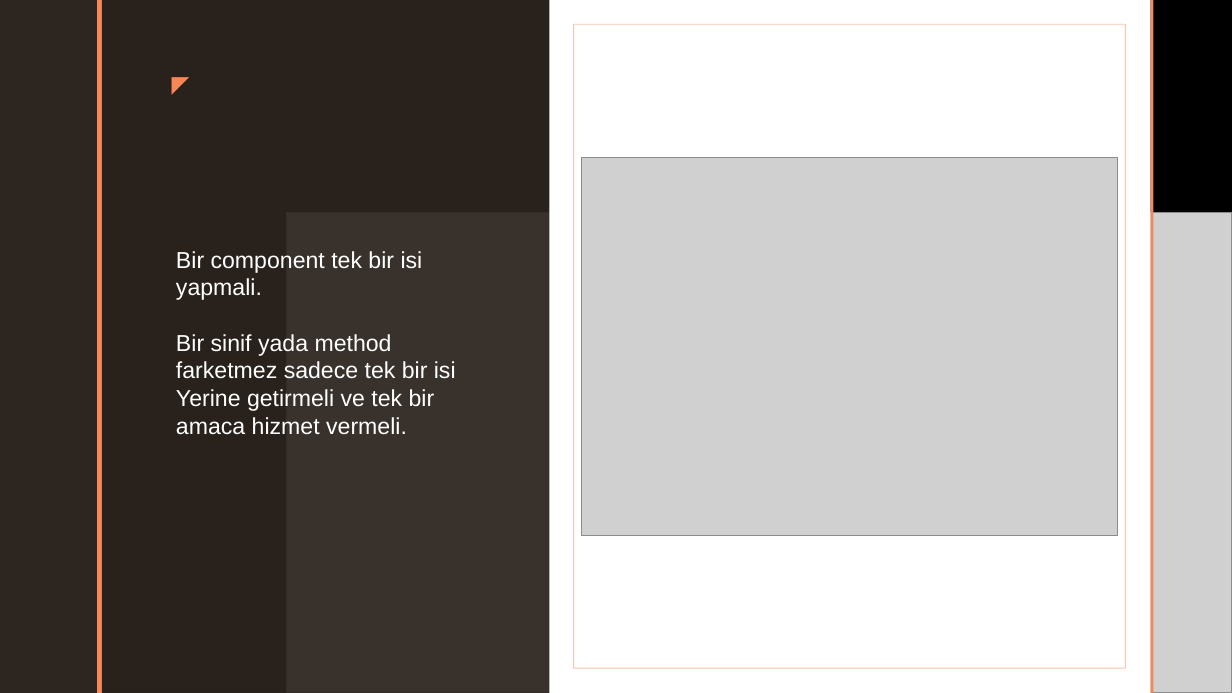
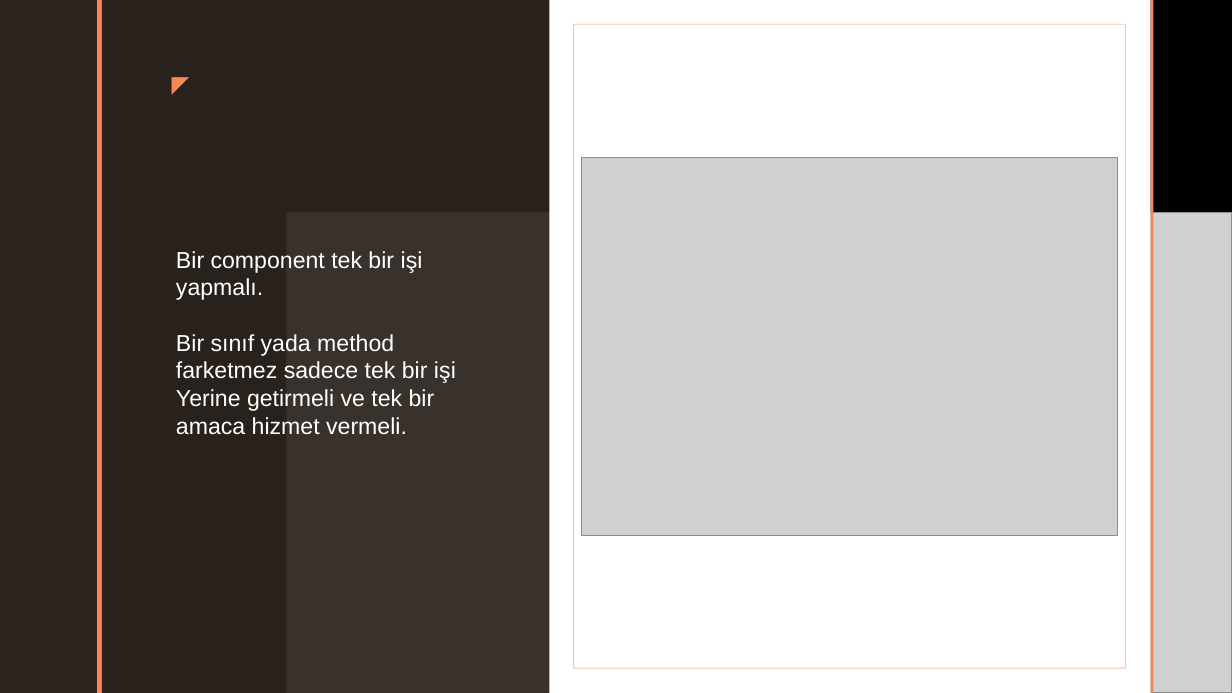
Before and after one commit to mridvanozcan/Solid-Prensipleri, a slide deck: slide 3 of SOLID PROGRAMLAMA.pptx. Drawn at 1232x693 pixels with LibreOffice and Linux fonts; fonts in the diff are those of the drawing; grey boxes stand for pictures; background and template pictures are left out. Boxes give left, top, right and bottom in pixels: in the first picture for what was removed or moved away, otherwise in the second. Text is boxed around its words. In the diff, an @@ line names an element or a change of style, - is before the commit and + after.

```diff
--- a/SOLID PROGRAMLAMA.pptx
+++ b/SOLID PROGRAMLAMA.pptx
@@ text at (176, 251, 456, 383): text changed @@
-Bir component tek bir isi yapmali.
-Bir sinif yada method farketmez sadece tek bir isi
+Bir component tek bir işi yapmalı.
+Bir sınıf yada method farketmez sadece tek bir işi
```
Also in this commit, not shown: 4 other slides changed.
